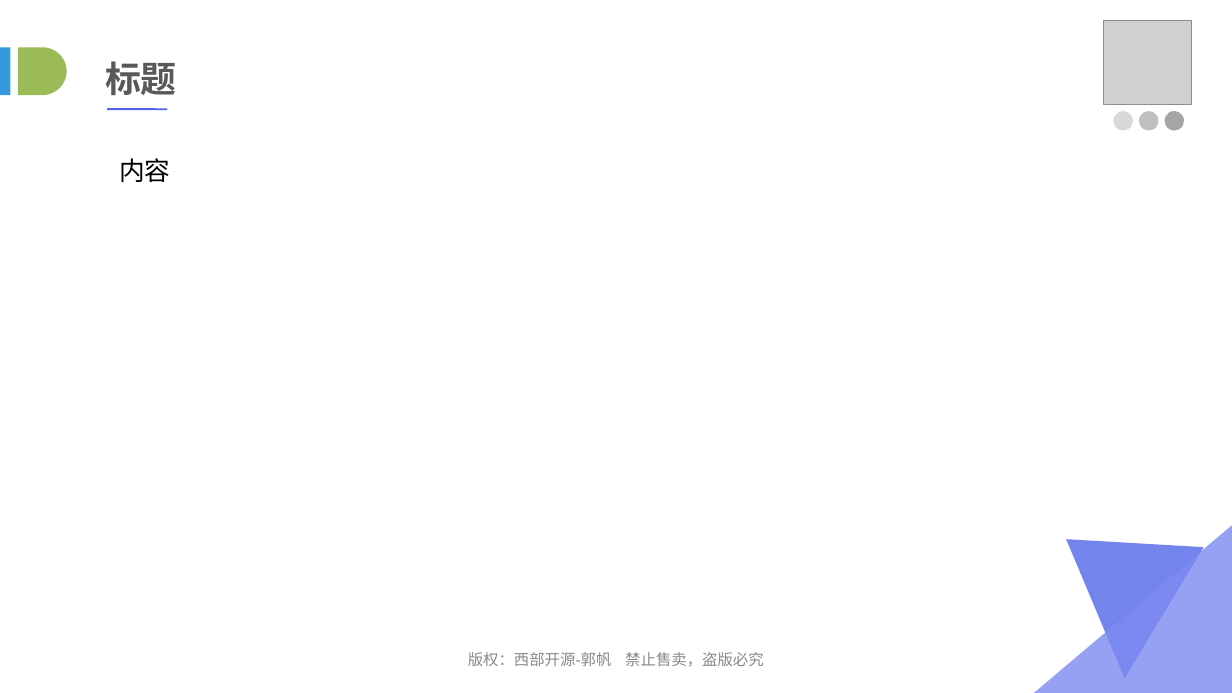
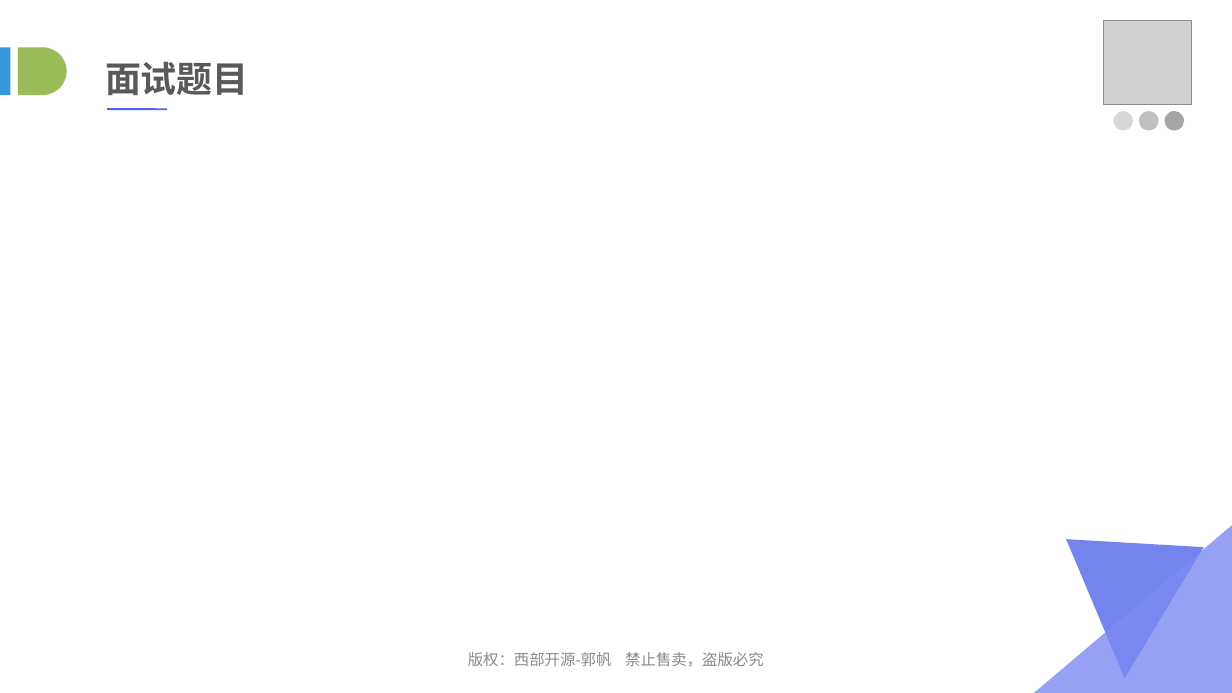
Before and after one commit to lvah/PPTSource, a slide deck: slide 30 of 03_数据结构与算法/07_树与二叉树.ppt (slide 17 before the commit). Drawn at 1232x693 pixels with LibreOffice and Linux fonts; fonts in the diff are those of the drawing; grey boxes stand for pictures. Boxes give left, top, right and bottom in pixels: in the first picture for what was removed or moved away, otherwise in the second. Text is boxed around its words. In the diff, an @@ line names an element or a change of style, - is before the commit and + after.

```diff
--- a/03_数据结构与算法/07_树与二叉树.ppt
+++ b/03_数据结构与算法/07_树与二叉树.ppt
@@ text at [105, 61, 249, 95]: text changed @@
-标题
+面试题目
@@ text removed at [119, 158, 170, 182] @@
-内容
```
Also in this commit, not shown: 11 other slides changed, 15 slides added, 1 other file.
